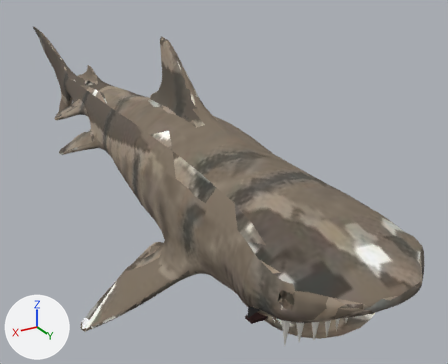
One commit to the glTF model play/razorfin/assets/models/fam/snapjaw.glb: the scene before it, then after it.
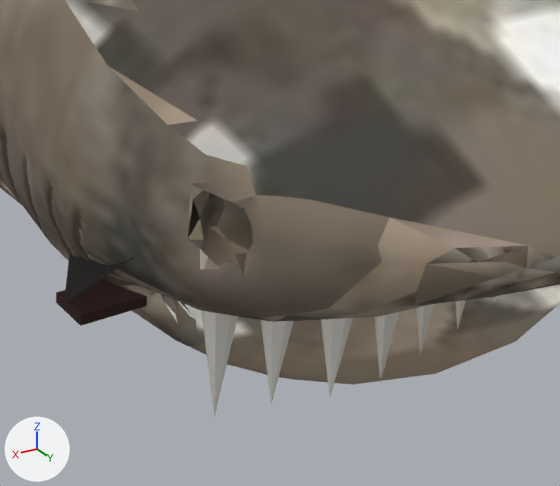
Old and new are each drawn whole from a 50 mm camera at (0.323, 0.777, 0.281) aimed at (-0.091, 0.087, -0.064) and again close up on the part from 52% to 83% of the width and 67% to 100% of the height. Arrows for +X, +Y and +Z are at lower left; the lights stay in place. The last two pictures show the newer version. Vertices at exactly the same position are counted once.

In view in the first close-up: 'low'.
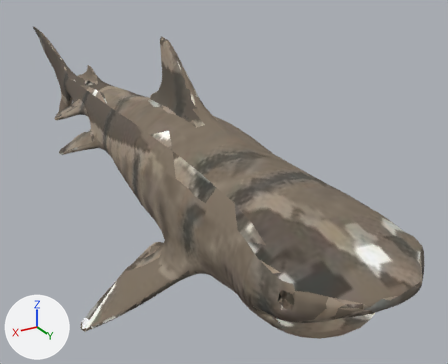
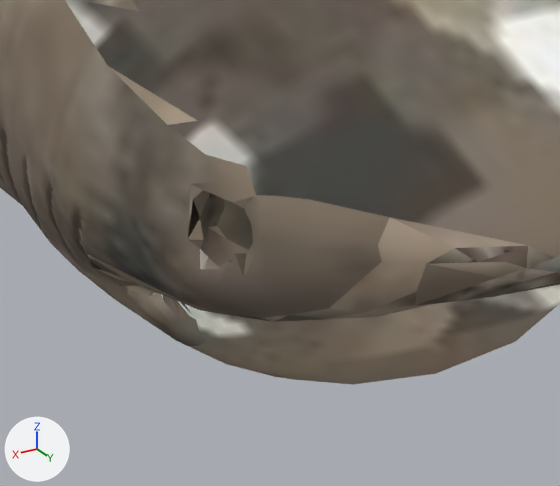
Edits to the bpy script that builds the scene:
```text
Change me_object_2_001:
    used by ob_low; location = (0.0, 0.0, 0.0)
    remove me_object_2_001.from_pydata(...)  # 4195 vertices, 7994 faces; spans x -0.163..0.163, y -0.5..0.5, z -0.147..0.147
    add me_object_2_001.from_pydata(...)  # 3902 vertices, 7520 faces; spans x -0.163..0.163, y -0.5..0.5, z -0.147..0.147
    me_object_2_001 part 1: 20 loose pieces with 220 vertices, spanning x -0.06..0.067, y 0.396..0.451, z -0.054..-0.01, are deleted
    me_object_2_001 part 2: 1 vertex moved within x 0.066, y 0.383, z -0.038; 135 vertices removed from x -0.075..0.077, y 0.269..0.443, z -0.058..-0.009; 62 vertices added at x -0.066..0.071, y 0.302..0.449, z -0.056..-0.019
    other edits to the shape of me_object_2_001 do not show in these pictures
    remove me_object_2_001.materials.append(mat_cavity)  # black #050100
    remove me_object_2_001.materials.append(mat_lowerlip)  # black #290805
    remove me_object_2_001.materials.append(mat_teeth_strip_upper_ivory_cc0)  # light grey #cecbc4
    remove me_object_2_001.materials.append(mat_teeth_strip_lower_ivory_cc0)  # light grey #cecbc4
```

Boxes (x1, y1, x2, y2) around the edits, measured in the close-ups (560 x 486 px):
'low', reshaped
    before: (0, 0, 560, 417)
    after: (0, 0, 560, 385)
part 1 of me_object_2_001, deleted
    before: (201, 296, 496, 417)
part 2 of me_object_2_001, cut back (mostly hidden afterwards)
    before: (0, 167, 207, 355)
    after: (27, 206, 207, 355)
